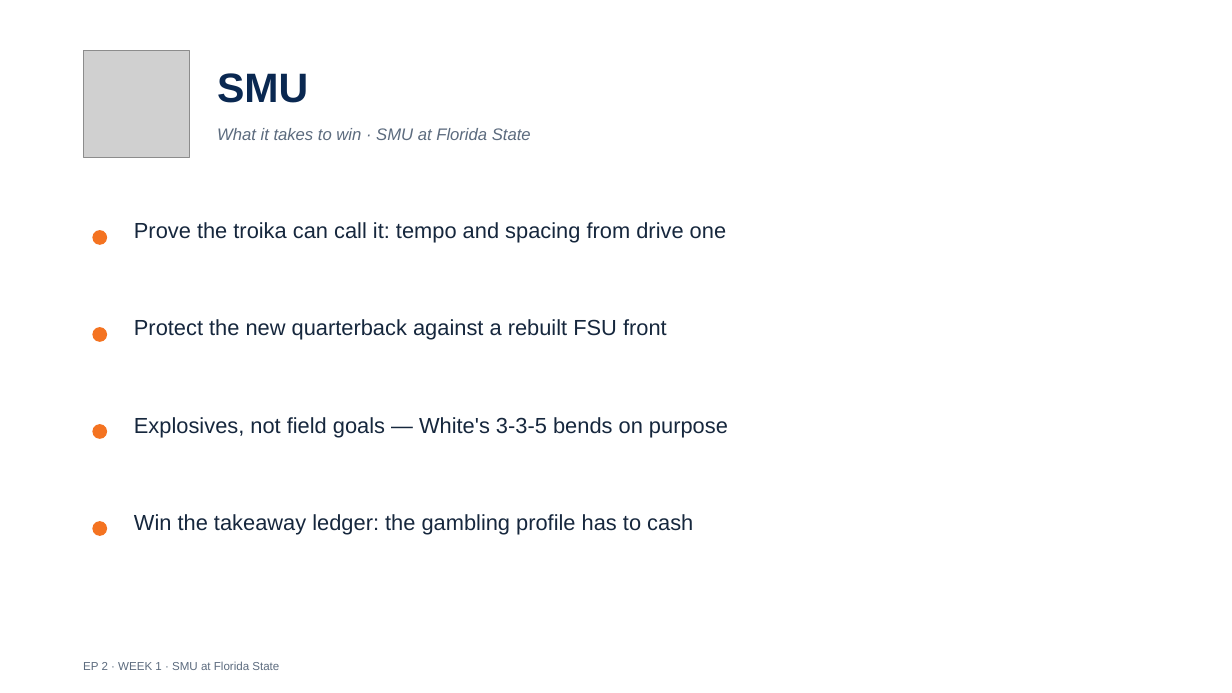
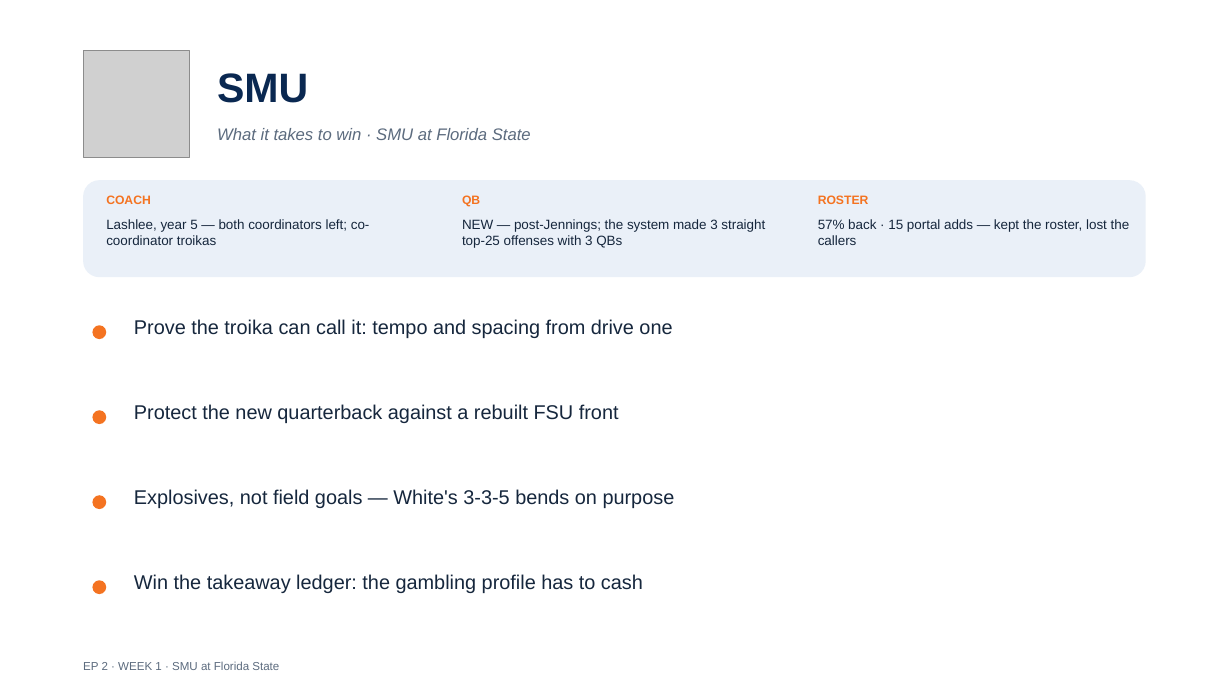
Before and after one commit to lucasalvarezflorida-lab/ncaa-fbs-analytics, a slide deck: slide 16 of decks/2026_Week1_Episode2.pptx. Drawn at 1232x693 pixels with LibreOffice and Linux fonts; fonts in the diff are those of the drawing; grey boxes stand for pictures. Boxes give left, top, right and bottom in pixels: in the first picture for what was removed or moved away, otherwise in the second. Text is boxed around its words. In the diff, an @@ line names an element or a change of style, - is before the commit and + after.

```diff
--- a/decks/2026_Week1_Episode2.pptx
+++ b/decks/2026_Week1_Episode2.pptx
@@ rounded rectangle added at [83,180,1146,277], fill #EAF0F8 @@
@@ text added at [106,195,151,204], 9.5 pt, text #F47321, bold @@
+COACH
@@ text added at [462,195,480,207], 9.5 pt, text #F47321, bold @@
+QB
@@ text added at [818,195,869,204], 9.5 pt, text #F47321, bold @@
+ROSTER
@@ text added at [106,219,370,245], 10.5 pt, text #16273D @@
+Lashlee, year 5 — both coordinators left; co-coordinator troikas
@@ text added at [462,219,765,248], 10.5 pt, text #16273D @@
+NEW — post-Jennings; the system made 3 straight top-25 offenses with 3 QBs
@@ text added at [818,219,1130,245], 10.5 pt, text #16273D @@
+57% back · 15 portal adds — kept the roster, lost the callers
@@ size 17 to 15.5 pt in 4 elements at [134,574,643,593], [134,489,675,508], [134,404,619,423], [134,319,672,338] @@
@@ text "Prove the troika can call ...": place and size @@
-text "Prove the troika can call ..." at [134,222,726,243]
+text "Prove the troika can call ..." at [134,319,672,338]
@@ ellipse: place and size @@
-ellipse at [92,424,107,439]
+ellipse at [92,410,106,424]
@@ text "Protect the new quarterback against ...": place and size @@
-text "Protect the new quarterback against ..." at [134,319,667,340]
+text "Protect the new quarterback against ..." at [134,404,619,423]
@@ ellipse: place and size @@
-ellipse at [92,521,107,536]
+ellipse at [92,495,106,509]
@@ text "Explosives, not field goals — ...": place and size @@
-text "Explosives, not field goals — ..." at [134,417,728,437]
+text "Explosives, not field goals — ..." at [134,489,675,508]
@@ text "Win the takeaway ledger: the ...": place and size @@
-text "Win the takeaway ledger: the ..." at [134,514,693,534]
+text "Win the takeaway ledger: the ..." at [134,574,643,593]
@@ ellipse: place and size @@
-ellipse at [92,230,107,245]
+ellipse at [92,580,106,594]
```
Also in this commit, not shown: 14 other slides changed, 1 other file.
